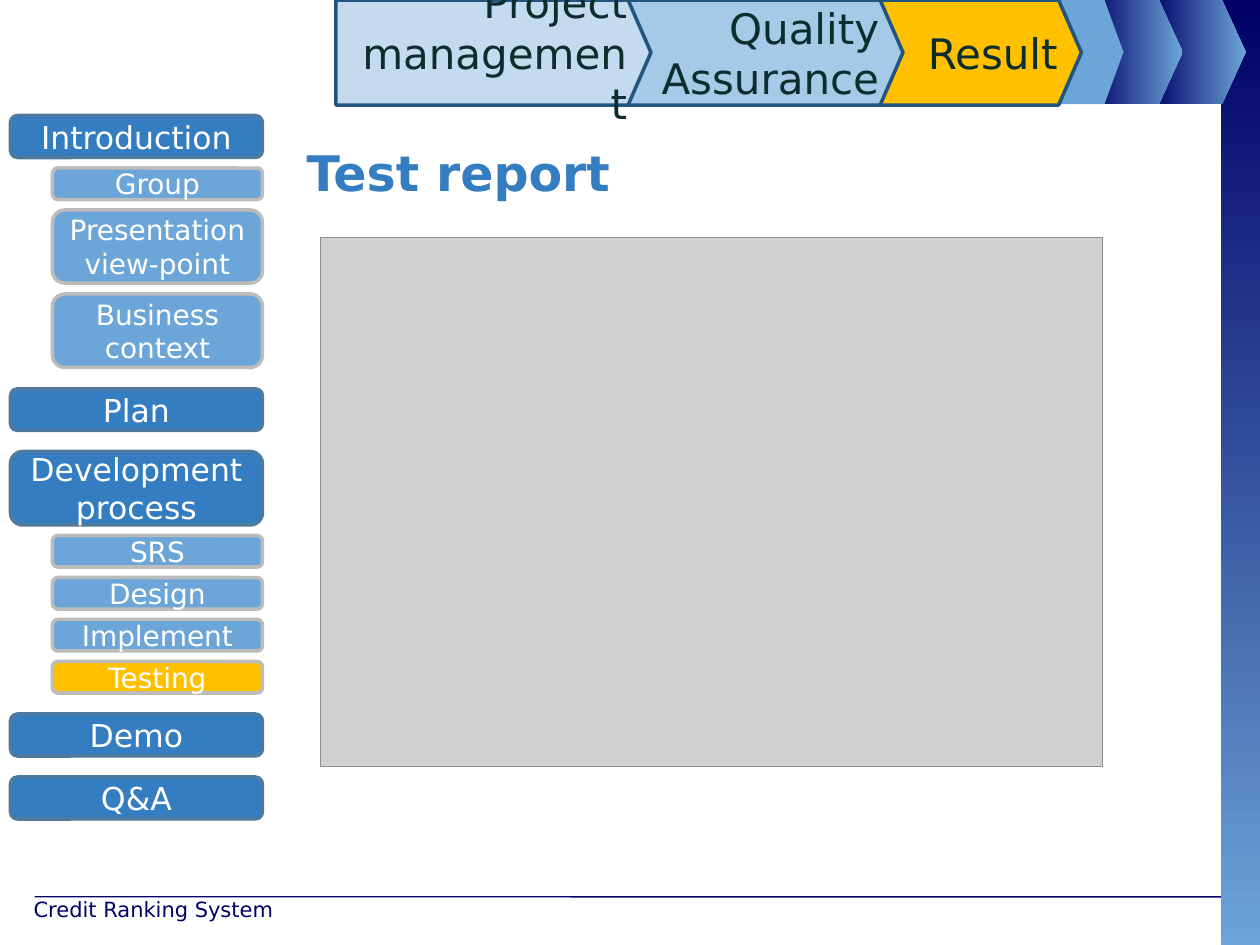
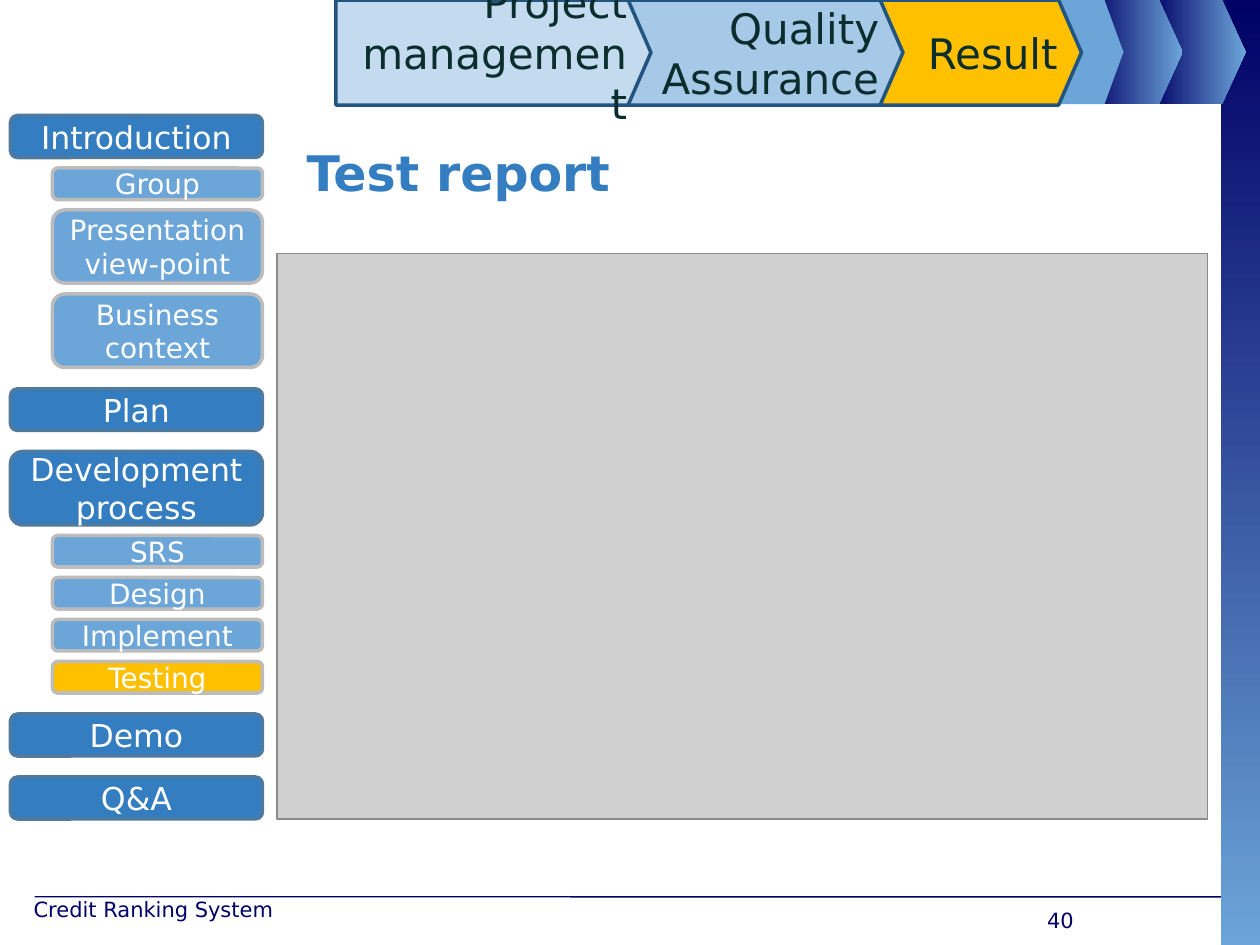
Before and after one commit to maily89/fbdm, a slide deck: slide 40 of Deliverables/FBD - slide.pptx (slide 44 before the commit). Drawn at 1260x945 pixels with LibreOffice and Linux fonts; fonts in the diff are those of the drawing; grey boxes stand for pictures; background and template pictures are left out. Boxes give left, top, right and bottom in pixels: in the first picture for what was removed or moved away, otherwise in the second. Text is boxed around its words. In the diff, an @@ line names an element or a change of style, - is before the commit and + after.

```diff
--- a/Deliverables/FBD - slide.pptx
+++ b/Deliverables/FBD - slide.pptx
@@ picture resized from (x1=320, y1=238, x2=1102, y2=767) to (x1=277, y1=253, x2=1208, y2=819) @@
@@ page number added at (x1=1047, y1=912, x2=1074, y2=929), 12 pt, text #000066 @@
+40
```
Also in this commit, not shown: 39 other slides changed, 4 slides removed, 20 other files.
